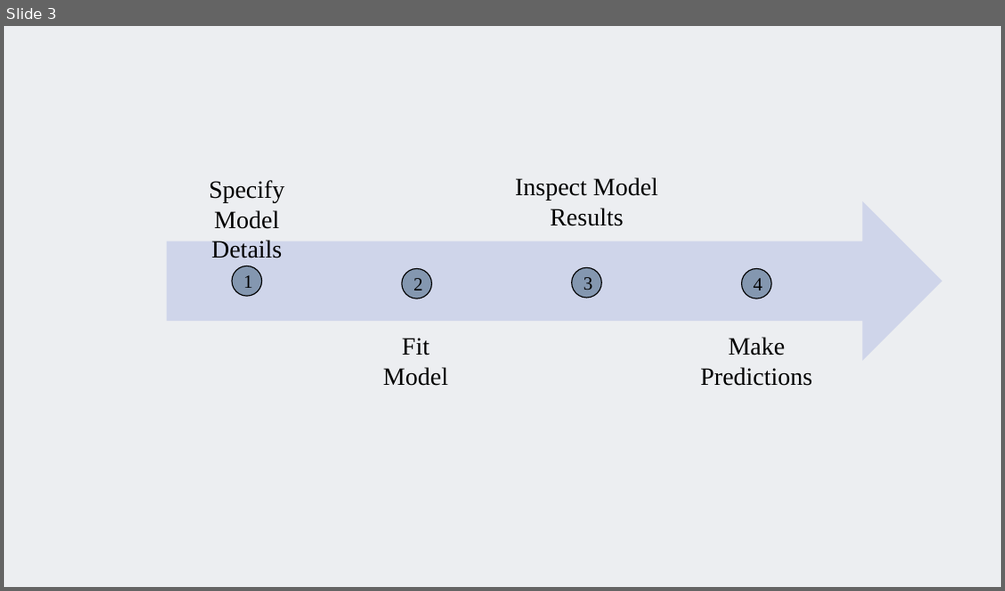
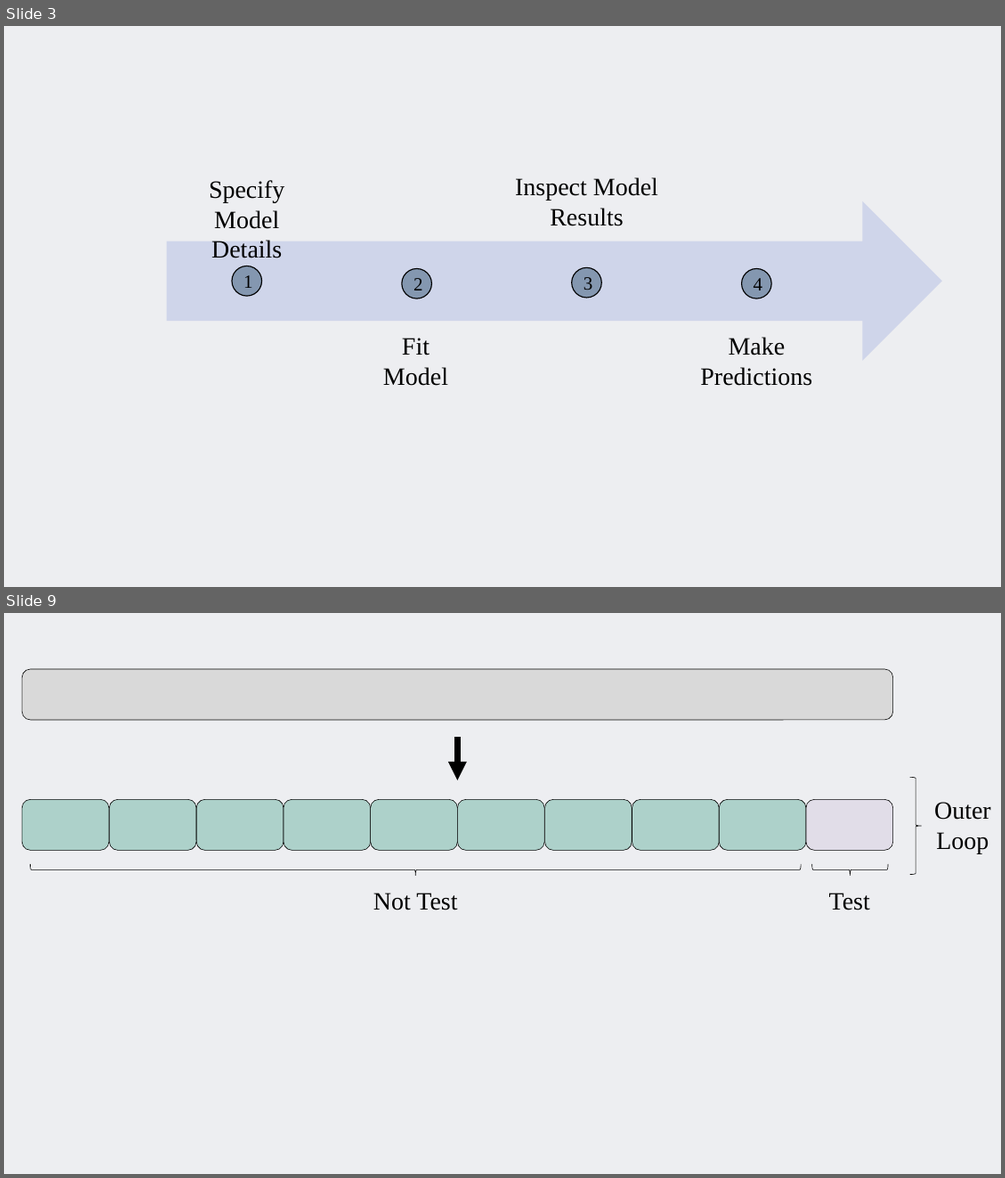
Before and after one commit to SMaRTWorkshops/mlr, a slide deck: figs/sw_figs.pptx. Shown one above the other, each under a label of ours: slide 3 before the commit, slides 3 and 9 after it; the slides between them are not shown. The pictures are 1005x591 and 1005x1178 pixels, drawn with LibreOffice and Linux fonts; fonts in the diff are those of the drawing. Boxes give left, top, right and bottom in pixels: in the first picture for what was removed or moved away, otherwise in the second. Text is boxed around its words. In the diff, an @@ line names an element or a change of style, - is before the commit and + after.

```diff
--- a/figs/sw_figs.pptx
+++ b/figs/sw_figs.pptx
@@ slide 9 added at [4,613,1001,1174], background #EDEEF1 @@
@@ rounded rectangle added at [22,669,893,720], fill #D9D9D9, outline #000000 0.5 pt @@
@@ arrow added from (457, 737) to (457, 780), #000000 6 pt @@
@@ group added at [22,799,806,850]: 9 rounded rectangles @@
@@ rounded rectangle added at [807,799,893,850], fill #E1DDE8, outline #000000 0.5 pt @@
@@ left brace added at [909,777,922,874], outline #000000 0.5 pt @@
@@ text added at [934,802,991,853], 24 pt, text #000000 @@
+Outer Loop
@@ left brace added at [31,864,801,876], outline #000000 0.5 pt @@
@@ left brace added at [812,863,889,876], outline #000000 0.5 pt @@
@@ text added at [373,892,457,910], 24 pt, text #000000 @@
+Not Test
@@ text added at [829,892,870,910], 24 pt, text #000000 @@
+Test
```
Also in this commit, not shown: 2 other slides changed, 10 other slides added, 1 slide removed, 39 other files.
